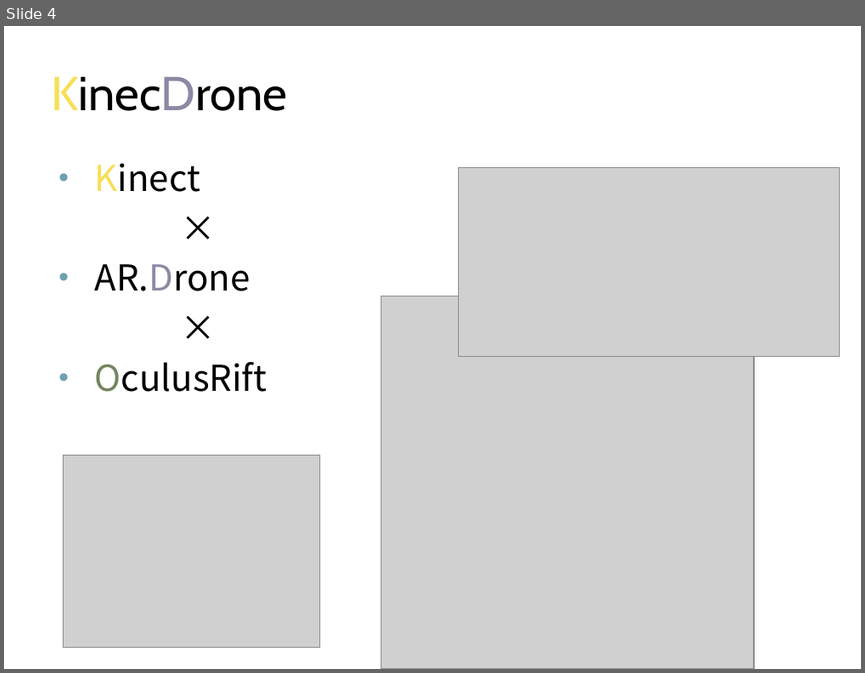
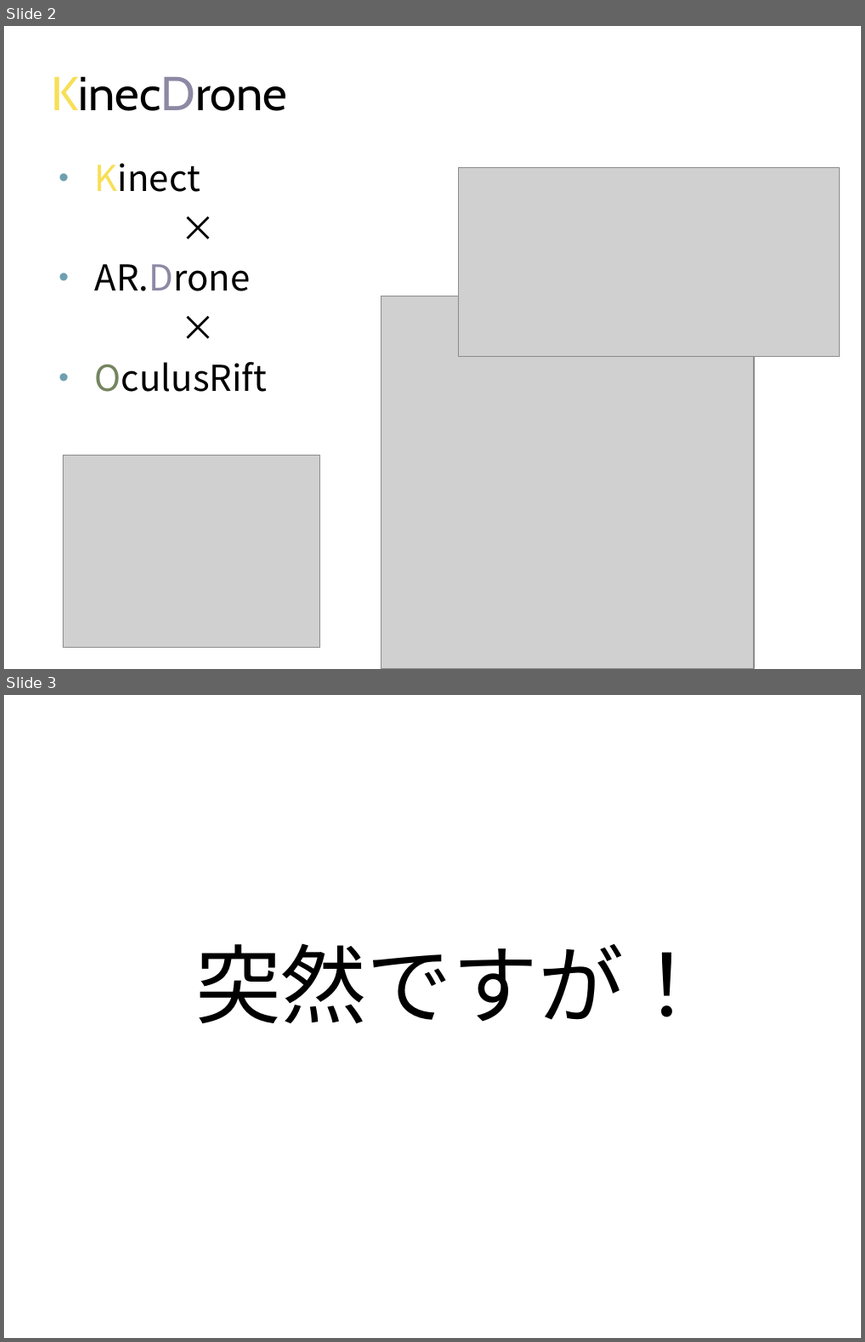
Before and after one commit to Kender09/dcl.apple, a slide deck: KinecDroneFin.pptx. Shown one above the other, each under a label of ours: slide 4 before the commit, slides 2 and 3 after it. The pictures are 865x673 and 865x1342 pixels, drawn with LibreOffice and Linux fonts; fonts in the diff are those of the drawing; grey boxes stand for pictures. Boxes give left, top, right and bottom in pixels: in the first picture for what was removed or moved away, otherwise in the second. Text is boxed around its words. In the diff, an @@ line names an element or a change of style, - is before the commit and + after.

```diff
--- a/KinecDroneFin.pptx
+++ b/KinecDroneFin.pptx
@@ slide 3 added at box(4, 695, 861, 1338), background #FFFFFF @@
@@ text added at box(195, 943, 710, 1023), 72 pt, text #000000 @@
+突然ですが！
@@ what was slide 4 is now slide 2 @@
```
Also in this commit, not shown: 3 other slides added.
